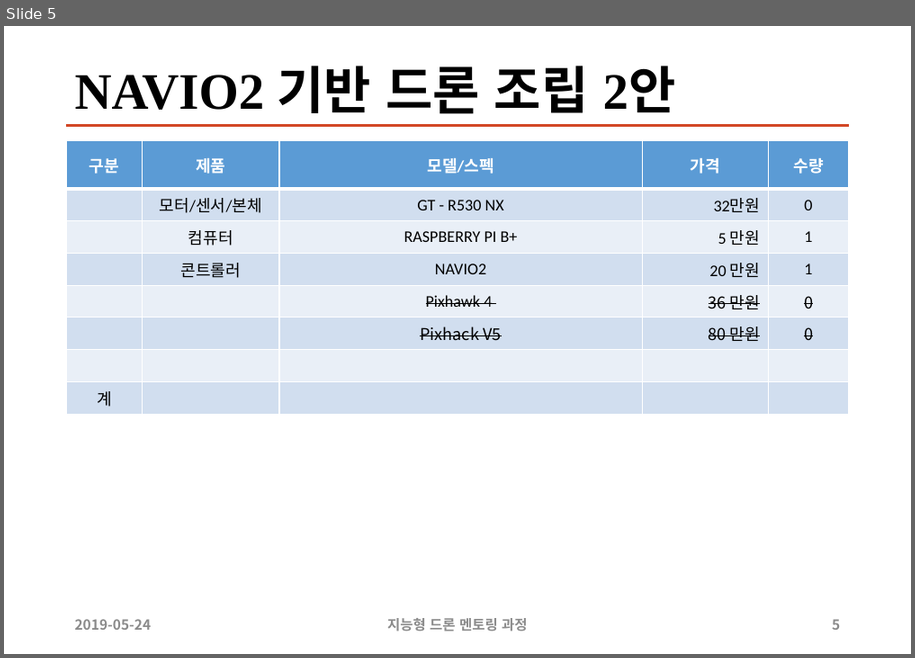
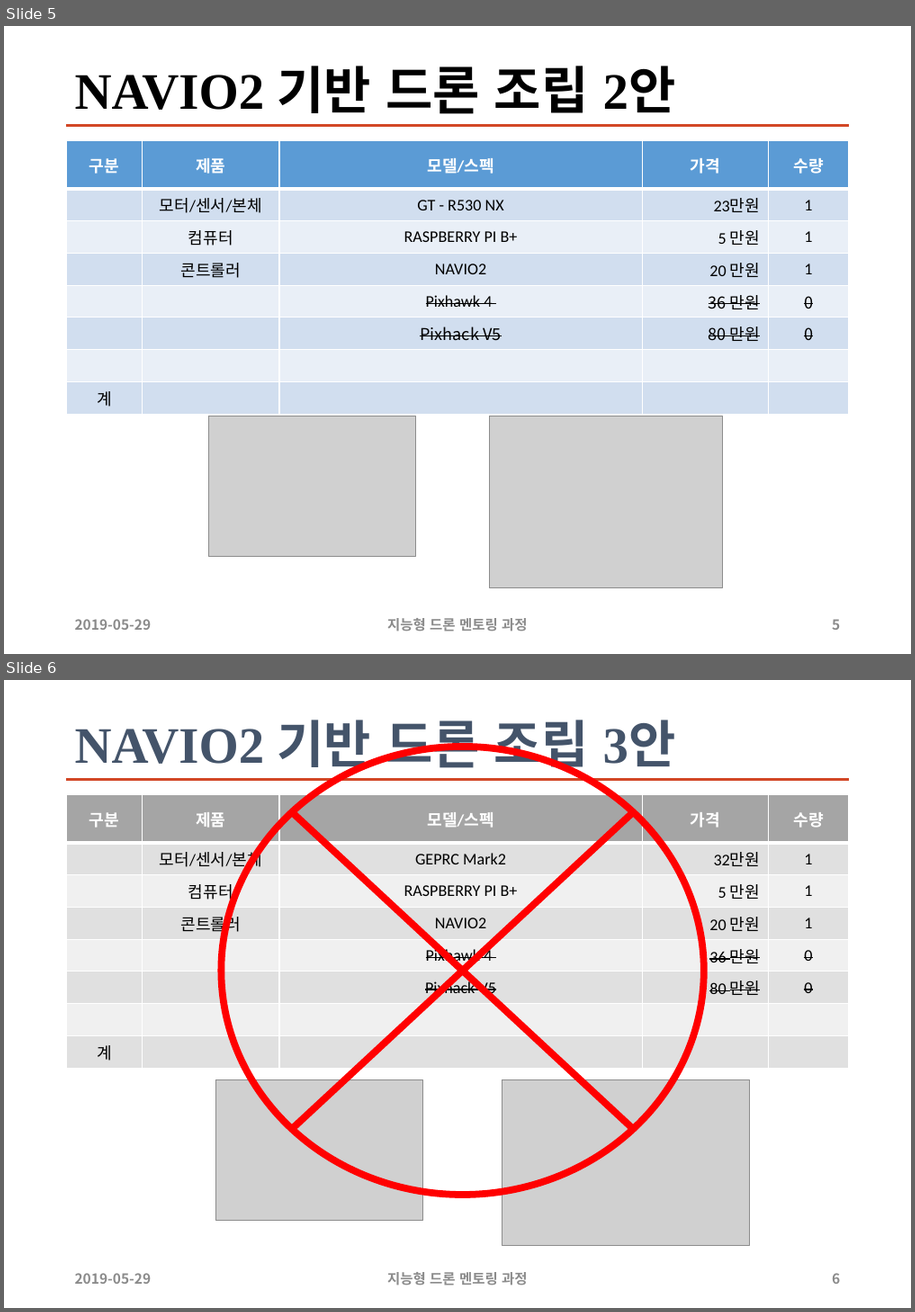
Before and after one commit to sunabove/autopilot_doc, a slide deck: 120 구매/107 지능형 드론 멘토링 HW 구매 목록 19년 5월 V1.0.pptx. Shown one above the other, each under a label of ours: slide 5 before the commit, slides 5 and 6 after it. The pictures are 915x658 and 915x1312 pixels, drawn with LibreOffice and Linux fonts; fonts in the diff are those of the drawing; grey boxes stand for pictures. Boxes give left, top, right and bottom in pixels: in the first picture for what was removed or moved away, otherwise in the second. Text is boxed around its words. In the diff, an @@ line names an element or a change of style, - is before the commit and + after.

```diff
--- a/120 구매/107 지능형 드론 멘토링 HW 구매 목록 19년 5월 V1.0.pptx
+++ b/120 구매/107 지능형 드론 멘토링 HW 구매 목록 19년 5월 V1.0.pptx
@@ slide 6 added at <box>4,680,911,1308</box>, background #FFFFFF; not listed: 1 template element that a slide beside it also shows @@
@@ title added at <box>75,720,676,775</box>, 44 pt, text #44546A, bold @@
+NAVIO2 기반 드론 조립 3안
@@ flow chart summing junction added at <box>221,747,704,1194</box>, outline #FF0000 6 pt @@
@@ table added at <box>66,795,849,1064</box>, 8 rows, 5 columns @@
+구분 | 제품 | 모델/스펙 | 가격 | 수량
+ | 모터/센서/본체 | GEPRC Mark2 | 32만원 | 1
+ | 컴퓨터 | RASPBERRY PI B+ | 5 만원 | 1
+ | 콘트롤러 | NAVIO2 | 20 만원 | 1
+ |  | Pixhawk 4 | 36 만원 | 0
+ |  | Pixhack V5 | 80 만원 | 0
+ |  |  |  | 
+계 |  |  |  | 
@@ picture added at <box>216,1080,423,1221</box> @@
@@ picture added at <box>503,1080,749,1246</box> @@
@@ text added at <box>75,1273,152,1284</box>, 12 pt, text #8C8C8C, bold @@
+2019-05-29
@@ text added at <box>387,1272,527,1286</box>, 12 pt, text #8C8C8C, bold @@
+지능형 드론 멘토링 과정
@@ page number added at <box>832,1273,840,1284</box>, 12 pt, text #8C8C8C, bold @@
+6
@@ slide 5 changed as well @@
@@ table at <box>66,141,849,410</box> @@
-row 2, column 4: 32만원
+row 2, column 4: 23만원
-row 2, column 5: 0
+row 2, column 5: 1
@@ picture added at <box>209,416,415,557</box> @@
@@ picture added at <box>490,417,723,588</box> @@
@@ text at <box>75,619,152,630</box>: text changed @@
-2019-05-24
+2019-05-29
```
Also in this commit, not shown: 7 other slides changed, 6 other files.
